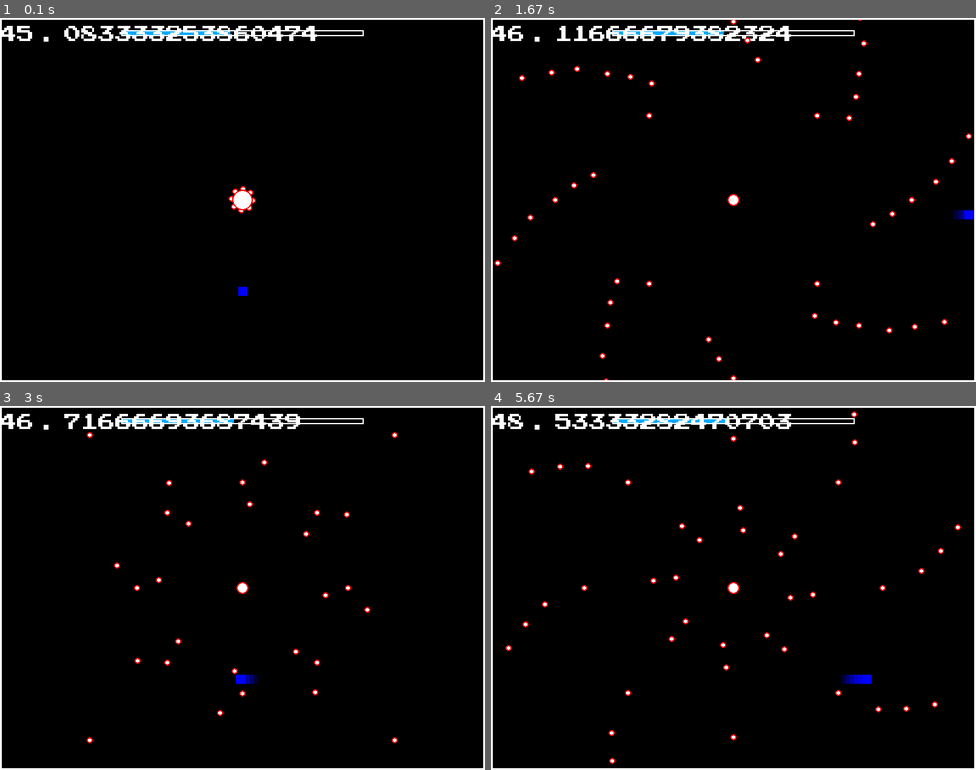
Above: before the commit, frames 1-4 (two rows, left to right).
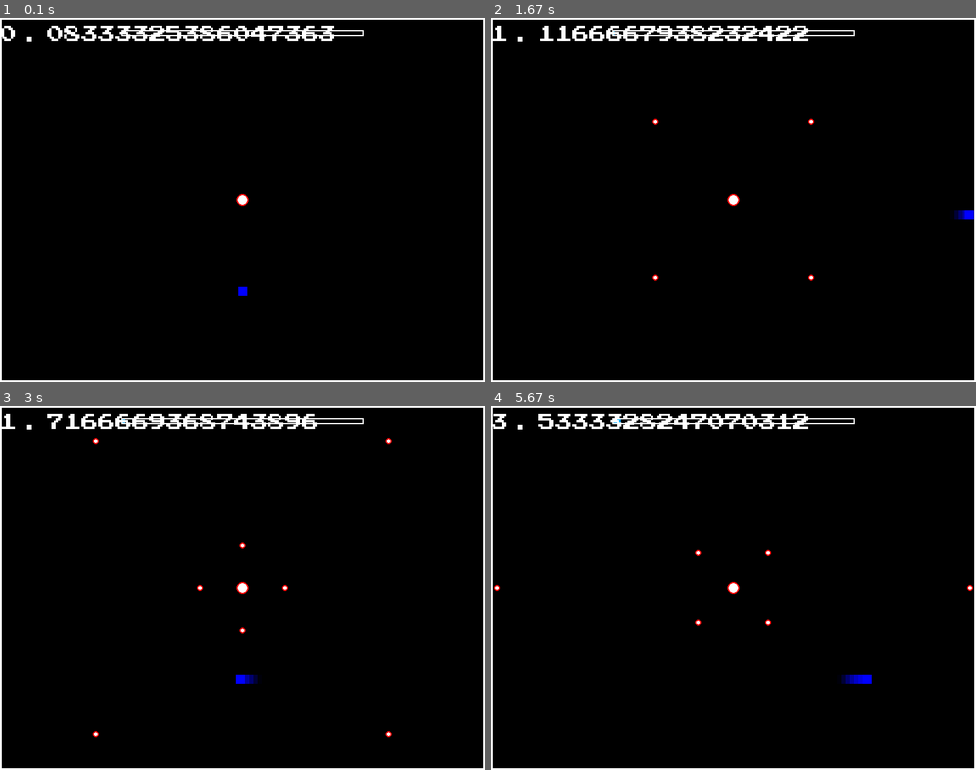
Above: after the commit, the same moments.

Repository: pmp-p/pygame-dimension-beats-wasm
Game: pygame game, started from main.py
Same seed, same stepped clock (60 frames per second), same inputs: the game is played once before the commit and once after it.
Inputs (mouse positions are in pixels of both pictures, inside the frame that each line leads up to):
- Up to frame 1 (0.1 s): no input
- Up to frame 2 (1.67 s): hold Right 0.33-0.8 s; hold Up 0.83-1.13 s; tap Space at 0.9, 1.23, 1.53 s; tap + at 0.98 s; hold Right 1.17-1.63 s; tap - at 1.32 s
- Up to frame 3 (3 s): hold Left 1.67-2.2 s; tap Space at 1.73, 2.03, 2.3, 2.63, 2.93 s; hold Down 2.23-2.53 s; tap + at 2.38 s; hold Left 2.57-2.97 s; tap - at 2.72 s
- Up to frame 4 (5.67 s): hold Up 3-3.37 s; tap Space at 3.07, 3.47, 3.77, 4.47, 4.87, 5.17, 5.37 s; hold Right 3.4-4.03 s; tap + at 3.55, 4.95 s; click (888, 577) at 4.12 s; hold Down 4.4-4.77 s; move the mouse to (733, 609) at 4.43 s; hold Left 4.8-5.27 s; hold Right from 5.3 s (still down); tap - at 5.45 s

The runs differ from the first frame. In frame 1, 1.1% of the frame differs, in the area x 0-69%, y 2-54%; in frame 2, 1.6%; in frame 3, 1.3%; in frame 4, 1.6%, in the area x 0-100%, y 1-99%.

Commit message:
Update menu.py

Diff:
--- a/menu.py
+++ b/menu.py
@@ -235,7 +235,7 @@
         self.manager.object_manager.add(PointEnemy())
         # self.manager.object_manager.add(PointSpreadBullet(target_pos=(WIDTH // 2, 150)))
         self.manager.sound_manager.stop()
-        self.manager.sound_manager.play('points', start=45)
+        self.manager.sound_manager.play('points', start=0)
         self.theme_color = 'red'
 
     def update(self, events: list[pygame.event.Event]):
